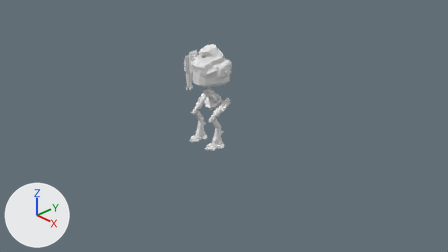
An edit to the Blender file Scifi/Assets/ModularMech_Vol1/ModelData/Mech5.blend, drawn before and after from the same camera.
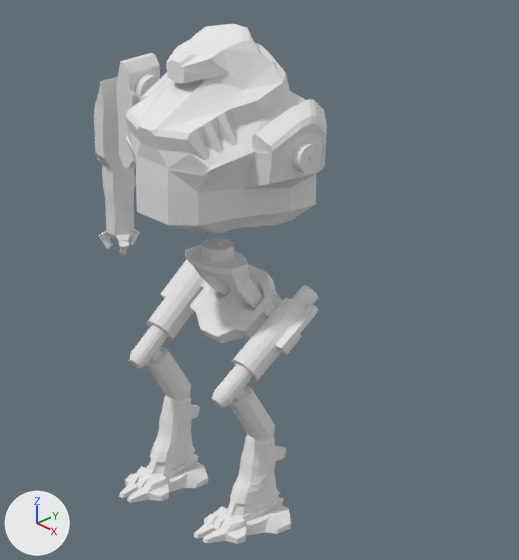
There are two pictures of each version: one from the file's camera 'Camera', one close up on the part from 37% to 61% of the width and 16% to 61% of the height. Arrows for +X, +Y and +Z are at lower left; the lights stay in place.

Names of what the first close-up shows: 'Chest', 'Forearm', 'Legs', 'Shoulder'.
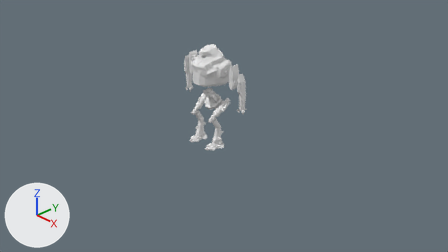
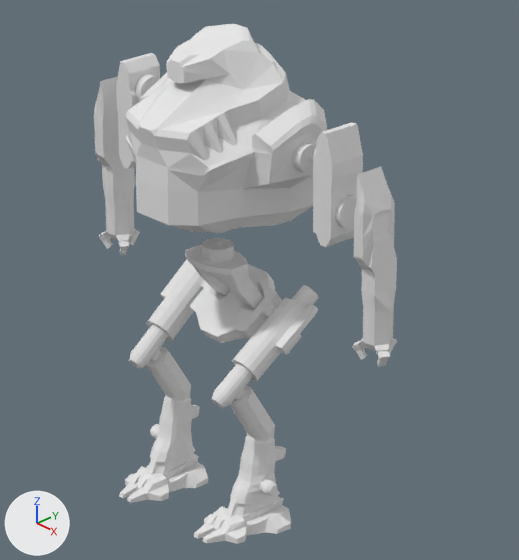
Patch to the scene script:
```diff
--- a/Scifi/Assets/ModularMech_Vol1/ModelData/Mech5.blend.py
+++ b/Scifi/Assets/ModularMech_Vol1/ModelData/Mech5.blend.py
@@ me_cube @@
 # used by ob_legs; location = (0.0, 0.0, 0.0); rotation_euler = (1.571, 0.0, 0.0), in degrees (90, 0, 0)
-me_cube.from_pydata(...)  # 772 vertices, 747 faces; spans x 0.0..0.463, y 0.001..1.28, z -0.41..0.265
+me_cube.from_pydata(...)  # 880 vertices, 860 faces; spans x 0.0..0.463, y 0.001..1.28, z -0.41..0.265
+# me_cube part 1
+# 2 vertices are removed from x 0.356, y 0.198..0.23, z -0.025..-0.022
+# 7 faces are deleted
+# 2 vertices move from x 0.358..0.359, y 0.18..0.244, z -0.055..-0.049 to x 0.357, y 0.182..0.242, z -0.055..-0.049
+# 86 vertices are added at x 0.357..0.422, y 0.179..0.246, z -0.085..-0.018
+# 24 new vertices lie (0.025, 0.0, 0.0) away from vertices in x 0.382, y 0.179..0.246, z -0.085..-0.018
+# 120 new faces join them
 me_cube.materials.append(mat_material_002)
@@ me_cube_003 @@
+me_cube_003.from_pydata(...)  # 227 vertices, 219 faces; spans x -0.141..0.07, y -0.108..0.125, z -0.652..0.226
@@ me_cube_002 @@
+me_cube_002.from_pydata(...)  # 176 vertices, 114 faces; spans x 0.005..0.167, y -0.098..0.084, z -0.368..0.142
@@ ob_forearm_001 @@
+ob_forearm_001 = bpy.data.objects.new('Forearm.001', me_cube_003)
+ob_forearm_001.parent = ob_anchor_elbow
+ob_forearm_001.matrix_parent_inverse = Matrix(((1.0, 0.0, 0.0, 0.716), (0.0, 1.0, 0.0, -0.214), (0.0, 0.0, 1.0, -1.617), (0.0, 0.0, 0.0, 1.0)))
+ob_forearm_001.location = (0.923, 0.217, 1.614)
@@ ob_shoulder_001 @@
+ob_shoulder_001 = bpy.data.objects.new('Shoulder.001', me_cube_002)
+ob_shoulder_001.parent = ob_anchor_arm_right
+ob_shoulder_001.matrix_parent_inverse = Matrix(((1.0, 0.0, 0.0, 0.486), (0.0, 1.0, 0.0, -0.214), (0.0, 0.0, 1.0, -1.79), (0.0, 0.0, 0.0, 1.0)))
+ob_shoulder_001.location = (0.573, 0.212, 1.832)
```

Pixel boxes (x1, y1, x2, y2) of what changed, in the close-ups (519 x 560 px):
'Forearm.001', added: after (352, 167, 397, 367)
'Shoulder.001', added: after (313, 122, 363, 247)
part 1 of me_cube, built on: before (157, 435, 270, 496); after (150, 424, 277, 496)
